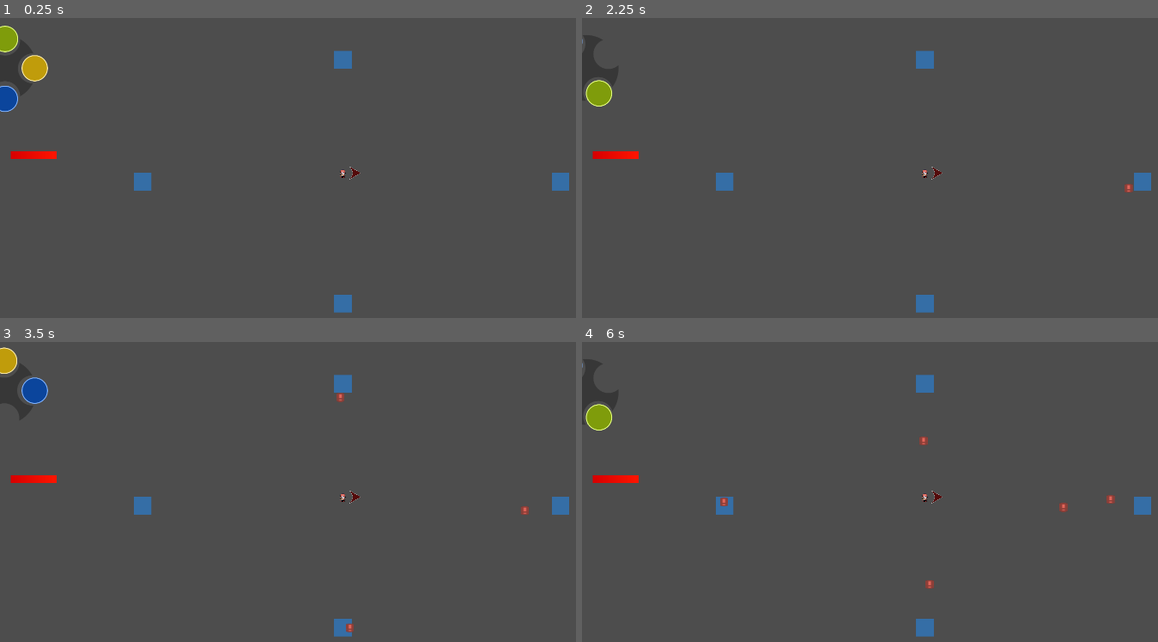
Above: before the commit, frames 1-4 (two rows, left to right).
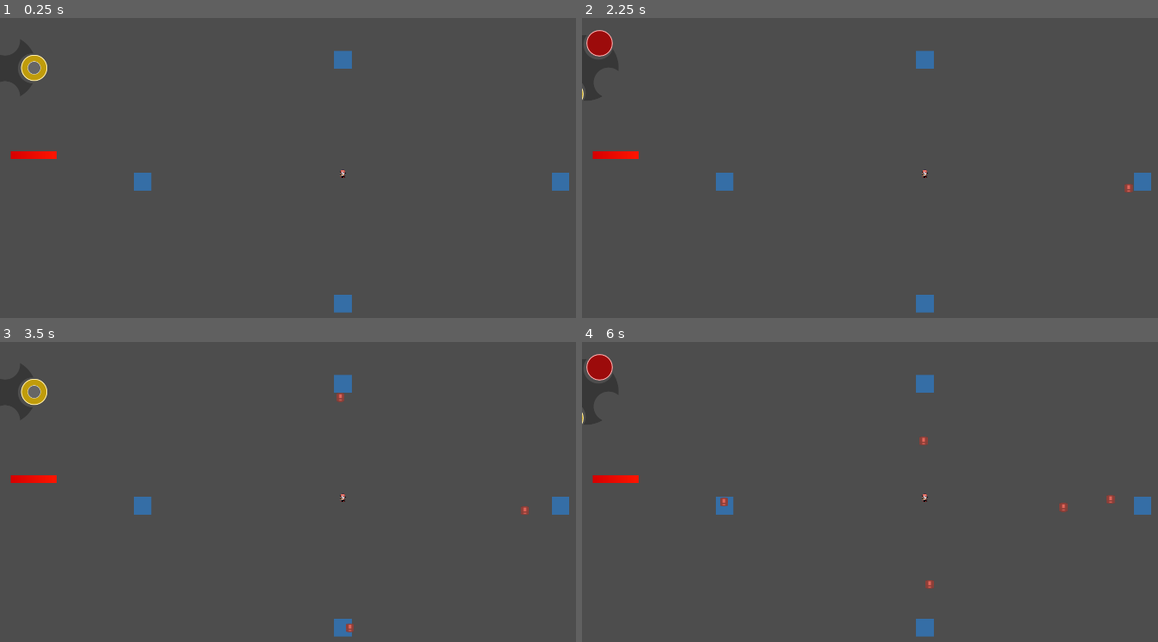
Above: after the commit, the same moments.

Repository: DanX3/ggj2025
Game: Godot game, scene res://scenes/main.tscn
Same seed, same stepped clock (60 frames per second), same inputs: the game is played once before the commit and once after it.
Inputs (mouse positions are in pixels of both pictures, inside the frame that each line leads up to):
- Up to frame 1 (0.25 s): no input
- Up to frame 2 (2.25 s): tap Enter (ui_accept) at 0.5, 0.77, 1.52, 2 s; move the mouse to (1077, 153) at 0.52 s; hold E (gear_right) 0.53-1.28 s; move the mouse to (789, 192) at 1.27 s; hold Down (ui_down) 1.28-2.03 s; move the mouse to (990, 87) at 2.02 s; hold E (gear_right) from 2.03 s (still down)
- Up to frame 3 (3.5 s): move the mouse to (311, 573) at 2.77 s; release E (gear_right) at 2.78 s; hold Up (ui_up) from 2.78 s (still down); tap Enter (ui_accept) at 3.02 s
- Up to frame 4 (6 s): move the mouse to (1129, 552) at 3.52 s; release Up (ui_up) at 3.53 s; hold Q (gear_left) 3.53-5.03 s; tap Enter (ui_accept) at 3.77, 4.52 s; move the mouse to (720, 438) at 4.27 s; move the mouse to (956, 495) at 5.02 s; hold Down (ui_down) 5.03-5.78 s; move the mouse to (823, 399) at 5.77 s; hold E (gear_right) from 5.78 s (still down)

The runs differ from the first frame. In frame 1, 0.7% of the frame differs, in the area x 0-63%, y 2-54%; in frame 2, 0.7%, in the area x 0-63%, y 4-54%; in frame 3, 0.6%; in frame 4, 0.7%.

Commit message:
Working gear

Diff:
--- /dev/null
+++ b/scenes/Weapon.tscn
@@ -0,0 +1,6 @@
+[gd_scene load_steps=2 format=3 uid="uid://ba5hlo24c6ve4"]
+
+[ext_resource type="Script" path="res://scripts/weapon.gd" id="1_0pcoh"]
+
+[node name="Weapon" type="Node2D"]
+script = ExtResource("1_0pcoh")
--- /dev/null
+++ b/scenes/icon_base.tscn
@@ -0,0 +1,10 @@
+[gd_scene load_steps=3 format=3 uid="uid://bmo75ois7548l"]
+
+[ext_resource type="Texture2D" uid="uid://b46125t50dhxa" path="res://assets/weaponBaseIcon.png" id="1_hkua5"]
+[ext_resource type="Script" path="res://scripts/icon_base.gd" id="2_yfrru"]
+
+[node name="WeaponIcon" type="TextureRect"]
+offset_right = 147.0
+offset_bottom = 147.0
+texture = ExtResource("1_hkua5")
+script = ExtResource("2_yfrru")
--- a/scenes/inflatable_bubble.tscn
+++ b/scenes/inflatable_bubble.tscn
@@ -9,6 +9,57 @@
 
 [sub_resource type="CircleShape2D" id="CircleShape2D_swdua"]
 resource_local_to_scene = true
+
+[sub_resource type="Animation" id="Animation_eiwdm"]
+length = 0.001
+tracks/0/type = "value"
+tracks/0/imported = false
+tracks/0/enabled = true
+tracks/0/path = NodePath("CollisionShape2D:disabled")
+tracks/0/interp = 1
+tracks/0/loop_wrap = true
+tracks/0/keys = {
+"times": PackedFloat32Array(0),
+"transitions": PackedFloat32Array(1),
+"update": 1,
+"values": [false]
+}
+tracks/1/type = "value"
+tracks/1/imported = false
+tracks/1/enabled = true
+tracks/1/path = NodePath("Sprite2D:visible")
+tracks/1/interp = 1
+tracks/1/loop_wrap = true
+tracks/1/keys = {
+"times": PackedFloat32Array(0),
+"transitions": PackedFloat32Array(1),
+"update": 1,
+"values": [true]
+}
+tracks/2/type = "value"
+tracks/2/imported = false
+tracks/2/enabled = true
+tracks/2/path = NodePath("Explosion:visible")
+tracks/2/interp = 1
+tracks/2/loop_wrap = true
+tracks/2/keys = {
+"times": PackedFloat32Array(0),
+"transitions": PackedFloat32Array(1),
+"update": 1,
+"values": [false]
+}
+tracks/3/type = "value"
+tracks/3/imported = false
+tracks/3/enabled = true
+tracks/3/path = NodePath("ExplosionArea/CollisionShape2D:disabled")
+tracks/3/interp = 1
+tracks/3/loop_wrap = true
+tracks/3/keys = {
+"times": PackedFloat32Array(0),
+"transitions": PackedFloat32Array(1),
+"update": 1,
+"values": [true]
+}
 
 [sub_resource type="Animation" id="Animation_yd5ry"]
 resource_name = "explode"
@@ -76,57 +127,6 @@
 }]
 }
 
-[sub_resource type="Animation" id="Animation_eiwdm"]
-length = 0.001
-tracks/0/type = "value"
-tracks/0/imported = false
-tracks/0/enabled = true
-tracks/0/path = NodePath("CollisionShape2D:disabled")
-tracks/0/interp = 1
-tracks/0/loop_wrap = true
-tracks/0/keys = {
-"times": PackedFloat32Array(0),
-"transitions": PackedFloat32Array(1),
-"update": 1,
-"values": [false]
-}
-tracks/1/type = "value"
-tracks/1/imported = false
-tracks/1/enabled = true
-tracks/1/path = NodePath("Sprite2D:visible")
-tracks/1/interp = 1
-tracks/1/loop_wrap = true
-tracks/1/keys = {
-"times": PackedFloat32Array(0),
-"transitions": PackedFloat32Array(1),
-"update": 1,
-"values": [true]
-}
-tracks/2/type = "value"
-tracks/2/imported = false
-tracks/2/enabled = true
-tracks/2/path = NodePath("Explosion:visible")
-tracks/2/interp = 1
-tracks/2/loop_wrap = true
-tracks/2/keys = {
-"times": PackedFloat32Array(0),
-"transitions": PackedFloat32Array(1),
-"update": 1,
-"values": [false]
-}
-tracks/3/type = "value"
-tracks/3/imported = false
-tracks/3/enabled = true
-tracks/3/path = NodePath("ExplosionArea/CollisionShape2D:disabled")
-tracks/3/interp = 1
-tracks/3/loop_wrap = true
-tracks/3/keys = {
-"times": PackedFloat32Array(0),
-"transitions": PackedFloat32Array(1),
-"update": 1,
-"values": [true]
-}
-
 [sub_resource type="AnimationLibrary" id="AnimationLibrary_u838j"]
 _data = {
 "RESET": SubResource("Animation_eiwdm"),
--- a/scenes/player.tscn
+++ b/scenes/player.tscn
@@ -1,9 +1,10 @@
-[gd_scene load_steps=14 format=3 uid="uid://dtlnex55fc6bc"]
+[gd_scene load_steps=15 format=3 uid="uid://dtlnex55fc6bc"]
 
 [ext_resource type="Texture2D" uid="uid://b02fivnjl3nem" path="res://assets/AjFP5.png" id="1_e4qyu"]
 [ext_resource type="Script" path="res://scripts/player.gd" id="1_jkvq8"]
 [ext_resource type="PackedScene" uid="uid://bbj6vr7km3k8k" path="res://scenes/weapon_gear.tscn" id="4_6dx4j"]
 [ext_resource type="PackedScene" uid="uid://cr1ngpvxkmdn0" path="res://scenes/weapon_ray.tscn" id="4_kxpih"]
+[ext_resource type="PackedScene" uid="uid://b8fxuqvyqi4cf" path="res://scenes/weapon_base.tscn" id="4_vs1db"]
 
 [sub_resource type="AtlasTexture" id="AtlasTexture_5lnje"]
 atlas = ExtResource("1_e4qyu")
@@ -79,5 +80,7 @@
 
 [node name="WeaponRay" parent="." instance=ExtResource("4_kxpih")]
 
+[node name="WeaponBase" parent="." instance=ExtResource("4_vs1db")]
+
 [connection signal="equipped" from="WeaponGear" to="." method="_on_weapon_gear_equipped"]
 [connection signal="unequipped" from="WeaponGear" to="." method="_on_weapon_gear_unequipped"]
--- a/scenes/weapon_gear.tscn
+++ b/scenes/weapon_gear.tscn
@@ -2,10 +2,37 @@
 
 [ext_resource type="Texture2D" uid="uid://bb382t8rcm6d0" path="res://assets/gear.png" id="1_djh4q"]
 [ext_resource type="Script" path="res://scripts/weapon_gear.gd" id="1_fkdac"]
-[ext_resource type="Texture2D" uid="uid://b46125t50dhxa" path="res://assets/weaponBaseIcon.png" id="2_ekiaj"]
+[ext_resource type="PackedScene" uid="uid://bmo75ois7548l" path="res://scenes/icon_base.tscn" id="3_cad2r"]
 [ext_resource type="Texture2D" uid="uid://bon2qm75efssl" path="res://assets/weaponBubbleRayIcon.png" id="3_rxvoj"]
 [ext_resource type="Texture2D" uid="uid://55b31wes1342" path="res://assets/weaponClusterIcon.png" id="4_qojsr"]
 [ext_resource type="Texture2D" uid="uid://cso7xoisqb020" path="res://assets/weaponWallIcon.png" id="5_rnyuc"]
+
+[sub_resource type="Animation" id="Animation_3p622"]
+length = 0.001
+tracks/0/type = "value"
+tracks/0/imported = false
+tracks/0/enabled = true
+tracks/0/path = NodePath("CanvasLayer/WeaponGear:rotation")
+tracks/0/interp = 1
+tracks/0/loop_wrap = true
+tracks/0/keys = {
+"times": PackedFloat32Array(0),
+"transitions": PackedFloat32Array(1),
+"update": 0,
+"values": [-1.57079]
+}
+tracks/1/type = "value"
+tracks/1/imported = false
+tracks/1/enabled = true
+tracks/1/path = NodePath("CanvasLayer/WeaponGear/base:position")
+tracks/1/interp = 1
+tracks/1/loop_wrap = true
+tracks/1/keys = {
+"times": PackedFloat32Array(0),
+"transitions": PackedFloat32Array(1),
+"update": 0,
+"values": [Vector2(93, 263)]
+}
 
 [sub_resource type="Animation" id="Animation_c4b1c"]
 resource_name = "no_change"
@@ -21,21 +48,6 @@
 "transitions": PackedFloat32Array(0.5, -2, 0.5, 1),
 "update": 0,
 "values": [-1.57079, -1.309, -1.8326, -1.5708]
-}
-
-[sub_resource type="Animation" id="Animation_3p622"]
-length = 0.001
-tracks/0/type = "value"
-tracks/0/imported = false
-tracks/0/enabled = true
-tracks/0/path = NodePath("CanvasLayer/WeaponGear:rotation")
-tracks/0/interp = 1
-tracks/0/loop_wrap = true
-tracks/0/keys = {
-"times": PackedFloat32Array(0),
-"transitions": PackedFloat32Array(1),
-"update": 0,
-"values": [-1.57079]
 }
 
 [sub_resource type="AnimationLibrary" id="AnimationLibrary_m0gp4"]
@@ -64,35 +76,46 @@
 pivot_offset = Vector2(167, 166)
 texture = ExtResource("1_djh4q")
 
-[node name="base" type="TextureRect" parent="CanvasLayer/WeaponGear"]
-offset_left = 90.5875
-offset_top = 266.0
-offset_right = 237.587
-offset_bottom = 413.0
-texture = ExtResource("2_ekiaj")
+[node name="base" parent="CanvasLayer/WeaponGear" node_paths=PackedStringArray("nextIcon", "prevIcon") instance=ExtResource("3_cad2r")]
+layout_mode = 0
+offset_left = 93.0
+offset_top = 263.0
+offset_right = 240.0
+offset_bottom = 410.0
+nextIcon = NodePath("../ray")
+prevIcon = NodePath("../wall")
 
-[node name="ray" type="TextureRect" parent="CanvasLayer/WeaponGear"]
-offset_left = -80.4129
-offset_top = 99.0005
-offset_right = 66.5871
-offset_bottom = 246.001
+[node name="ray" parent="CanvasLayer/WeaponGear" node_paths=PackedStringArray("nextIcon", "prevIcon") instance=ExtResource("3_cad2r")]
+visible = false
+layout_mode = 0
+offset_left = -78.0
+offset_top = 98.0
+offset_right = 69.0
+offset_bottom = 245.0
 texture = ExtResource("3_rxvoj")
+nextIcon = NodePath("../cluster")
+prevIcon = NodePath("../base")
 
-[node name="cluster" type="TextureRect" parent="CanvasLayer/WeaponGear"]
+[node name="cluster" parent="CanvasLayer/WeaponGear" node_paths=PackedStringArray("nextIcon", "prevIcon") instance=ExtResource("3_cad2r")]
+layout_mode = 0
+offset_left = 92.0
+offset_top = -65.0
+offset_right = 239.0
+offset_bottom = 82.0
+texture = ExtResource("4_qojsr")
+nextIcon = NodePath("../wall")
+prevIcon = NodePath("../ray")
+
+[node name="wall" parent="CanvasLayer/WeaponGear" node_paths=PackedStringArray("nextIcon", "prevIcon") instance=ExtResource("3_cad2r")]
 visible = false
-offset_left = 88.5868
-offset_top = -64.9998
-offset_right = 235.587
-offset_bottom = 82.0002
-texture = ExtResource("4_qojsr")
-
-[node name="wall" type="TextureRect" parent="CanvasLayer/WeaponGear"]
-offset_left = 254.587
-offset_top = 99.9998
-offset_right = 401.587
-offset_bottom = 247.0
-rotation = -0.00281382
+layout_mode = 0
+offset_left = 261.0
+offset_top = 103.0
+offset_right = 408.0
+offset_bottom = 250.0
 texture = ExtResource("5_rnyuc")
+nextIcon = NodePath("../base")
+prevIcon = NodePath("../cluster")
 
 [node name="AnimationPlayer" type="AnimationPlayer" parent="."]
 libraries = {
--- /dev/null
+++ b/scripts/icon_base.gd
@@ -0,0 +1,4 @@
+class_name WeaponIcon extends TextureRect
+
+@export var nextIcon: WeaponIcon
+@export var prevIcon: WeaponIcon
--- a/scripts/player.gd
+++ b/scripts/player.gd
@@ -1,12 +1,11 @@
 extends Node2D
 
-
 @onready var weaponGear := $WeaponGear
-var weapon: Node2D = null
+var weapon: Weapon = null
 
 # Called when the node enters the scene tree for the first time.
 func _ready() -> void:
-	pass # Replace with function body.
+	_on_weapon_gear_equipped("base")
 
 
 # Called every frame. 'delta' is the elapsed time since the previous frame.
@@ -14,17 +13,19 @@
 	pass
 
 
-
-
-
 func _on_weapon_gear_unequipped() -> void:
 	if weapon != null:
-		weapon.queue_free()
+		weapon.set_enabled(false)
 		weapon = null
 
 
 func _on_weapon_gear_equipped(weapon_name: String) -> void:
-	assert(weapon == null)
-	match weapon_name:
-		"base":
-			pass
+	pass
+	#assert(weapon == null)
+	#match weapon_name:
+		#"base":
+			#weapon = $WeaponBase
+		#"ray":
+			#weapon = $WeaponRay
+
+	#weapon.set_enabled(true)
--- /dev/null
+++ b/scripts/weapon.gd
@@ -0,0 +1,15 @@
+class_name Weapon extends Node2D
+
+var enabled = false
+
+func _ready() -> void:
+	set_enabled(false)
+
+func set_enabled(enabled: bool):
+	self.enabled = enabled
+	set_process(enabled)
+	set_physics_process(enabled)
+	if enabled:
+		show()
+	else:
+		hide()
--- a/scripts/weapon_base.gd
+++ b/scripts/weapon_base.gd
@@ -1,4 +1,4 @@
-extends Node2D
+extends Weapon
 
 var bubbleScene = preload("res://scenes/inflatable_bubble.tscn")
 @onready var arrowPivot := $ArrowPivot
@@ -18,6 +18,9 @@
 		arrowPivot.rotation = atan2(arrowDir.y, arrowDir.x)
 
 func _unhandled_input(event: InputEvent) -> void:
+	if not enabled:
+		return
+
 	if Input.is_action_just_pressed("trigger"):
 		bubble = Utils.spawn_child(spawn.global_position, self, bubbleScene)
 
--- a/scripts/weapon_gear.gd
+++ b/scripts/weapon_gear.gd
@@ -21,10 +21,6 @@
 }
 
 
-# Called when the node enters the scene tree for the first time.
-func _ready() -> void:
-	pass # Replace with function body.
-
 func equipWeapon(weapon: Weapon):
 	match weapon:
 		Weapon.Ray:
@@ -37,10 +33,10 @@
 
 func _unhandled_input(event: InputEvent) -> void:
 	if Input.is_action_just_pressed("gear_left"):
-		_rotate(+1)
+		_rotate(-1)
 
 	if Input.is_action_just_pressed("gear_right"):
-		_rotate(-1)
+		_rotate(+1)
 
 
 func _rotate(dir: int):
@@ -57,29 +53,28 @@
 		return
 
 	# switch to the next weapon
-	var newIndex = selectedWeaponIndex
-	var stepDiff = 0
+	var steps = 0
+	var p = selectedWeaponIndex
 	if dir > 0:
-		for i in range(1, 3):
-			newIndex = (selectedWeaponIndex + i) % 4
-			if gear.get_child(newIndex).visible:
-				stepDiff = selectedWeaponIndex - (newIndex if newIndex > 0 else 4)
-				print("selected  %d - newIndex %d = %d" % [selectedWeaponIndex, newIndex, selectedWeaponIndex - newIndex])
+		while true:
+			var nextWeapon = (gear.get_child(selectedWeaponIndex) as WeaponIcon).nextIcon
+			selectedWeaponIndex = nextWeapon.get_index()
+			steps += 1
+			if nextWeapon.visible:
 				break
 	else:
-		for i in range(-1, -3, -1):
-			newIndex = selectedWeaponIndex + i
-			var positiveIndex = newIndex if newIndex >= 0 else newIndex + 4
-			if gear.get_child(positiveIndex).visible:
-				stepDiff = selectedWeaponIndex - newIndex
+		while true:
+			var prevWeapon = (gear.get_child(selectedWeaponIndex) as WeaponIcon).prevIcon
+			selectedWeaponIndex = prevWeapon.get_index()
+			steps -= 1
+			if prevWeapon.visible:
 				break
-	print_debug(stepDiff)
-	var angleDifference = 0.5 * PI * stepDiff
+
+	var angleDifference = -steps * 0.5 * PI
 	var tween = get_tree().create_tween().tween_property(
-		gear, "rotation", gear.rotation + angleDifference, 0.3 * abs(stepDiff))
+		gear, "rotation", gear.rotation + angleDifference, 0.3 * abs(steps))
 	isRotating = true
 	tween.finished.connect(func():
 		isRotating = false
 		emit_signal("equipped", gear.get_child(selectedWeaponIndex).name))
-	selectedWeaponIndex = (newIndex + 4) % 4
 	emit_signal("unequipped")
--- a/scripts/weapon_ray.gd
+++ b/scripts/weapon_ray.gd
@@ -1,4 +1,4 @@
-extends Node2D
+extends Weapon
 
 var bubbleScene = preload("res://scenes/inflatable_bubble.tscn")
 @onready var arrowPivot := $ArrowPivot
@@ -6,8 +6,10 @@
 var arrowDir := Vector2.RIGHT
 const ShootForce = 1000
 
+func _physics_process(delta: float) -> void:
+	if not enabled:
+		return
 
-func _physics_process(delta: float) -> void:
 	arrowDir = Vector2(Input.get_axis("move_left", "move_right"),
 		Input.get_axis("move_up", "move_down"))
 
Binary file changed: assets/weaponBaseIcon.png
Binary file changed: assets/weaponBubbleRayIcon.png
